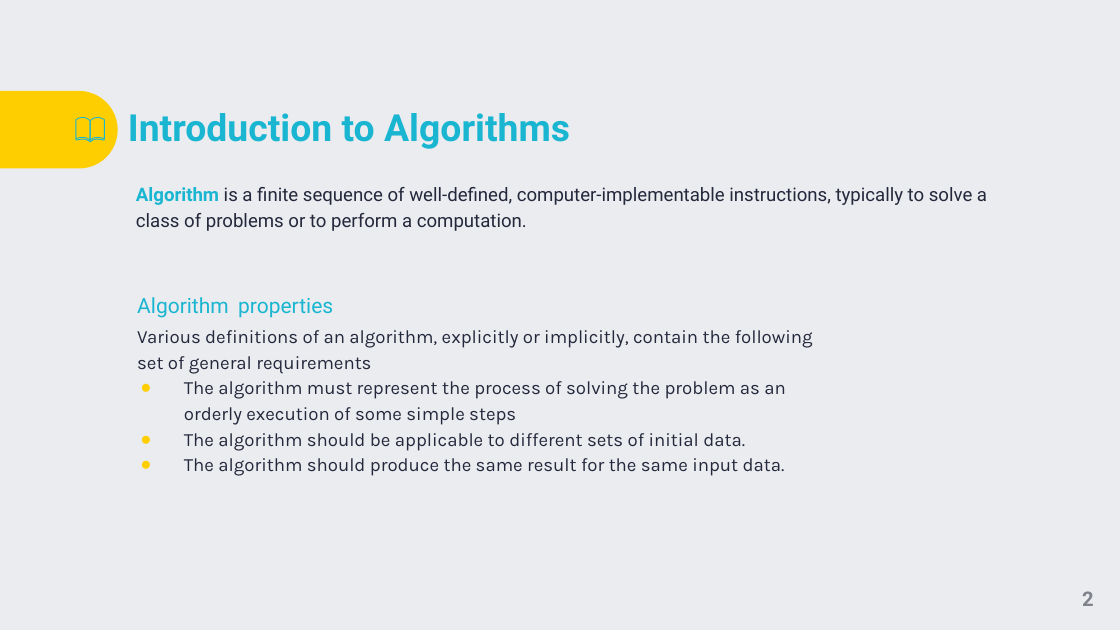
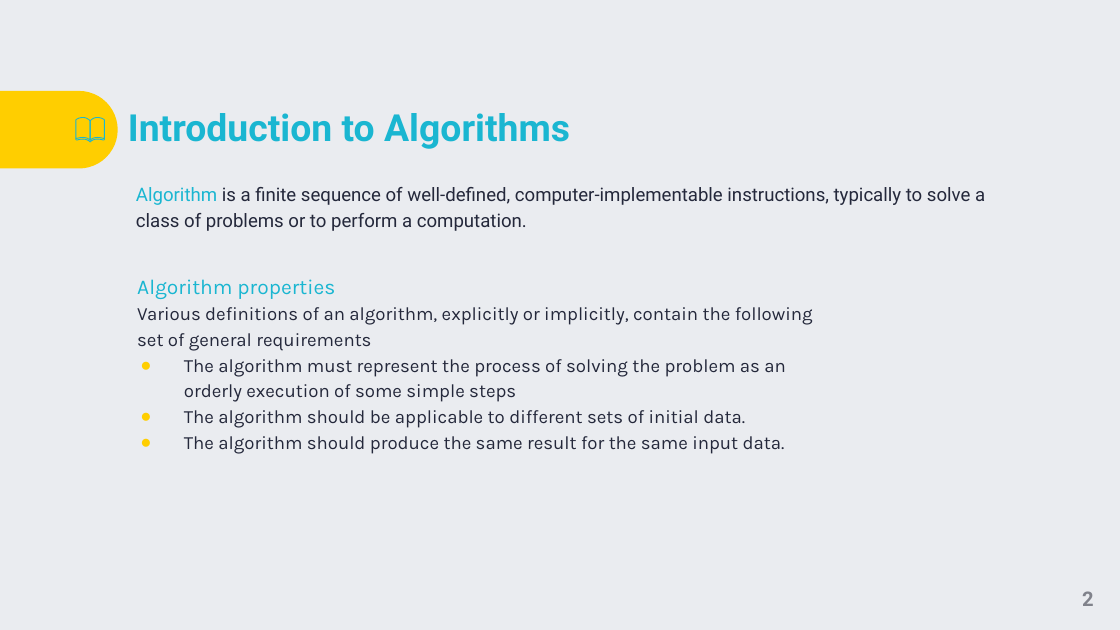
Before and after one commit to TigranVardanyan/Algorithms-and-Data-structures, a slide deck: slide 2 of ds&a.pptx. Drawn at 1120x630 pixels with LibreOffice and Linux fonts; fonts in the diff are those of the drawing; background and template pictures are left out. Boxes give left, top, right and bottom in pixels: in the first picture for what was removed or moved away, otherwise in the second. Text is boxed around its words. In the diff, an @@ line names an element or a change of style, - is before the commit and + after.

```diff
--- a/ds&a.pptx
+++ b/ds&a.pptx
@@ text "Algorithm is a finite sequence ..." at [136,187,985,231]: bold off in "Algorithm" @@
@@ text at [137,279,335,299]: font Roboto to Karla in "Algorithm properties" @@
```
Also in this commit, not shown: 15 other slides changed, 6 slides removed, 2 other files.
